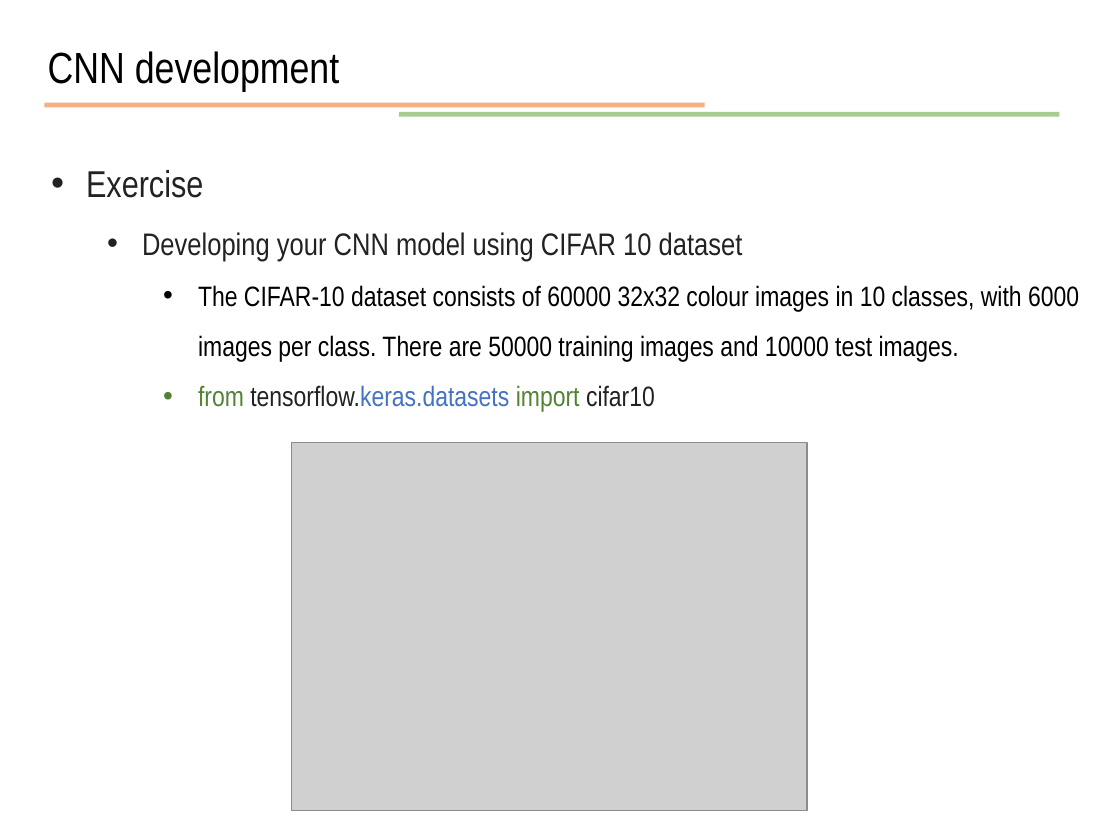
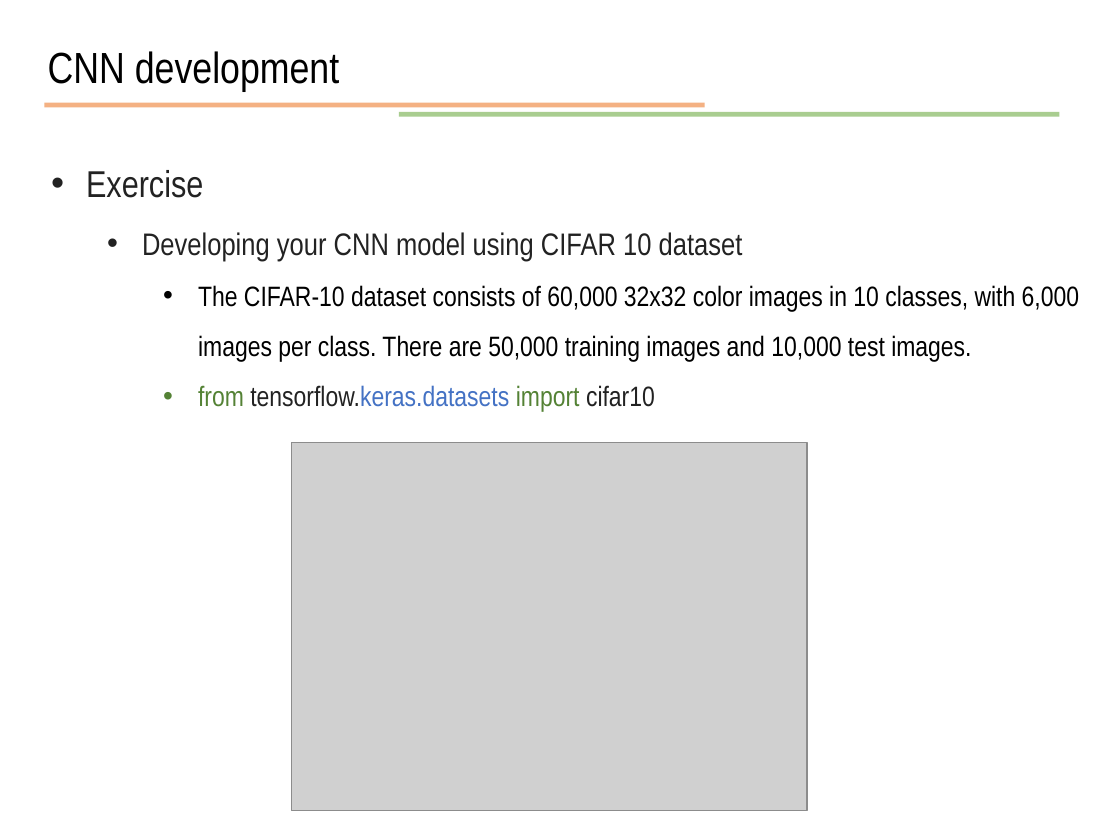
Before and after one commit to JunetaeKim/DeepLearningClass, a slide deck: slide 50 of Week12/week12 Image and CNN.pptx. Drawn at 1120x840 pixels with LibreOffice and Linux fonts; fonts in the diff are those of the drawing; grey boxes stand for pictures. Boxes give left, top, right and bottom in pixels: in the first picture for what was removed or moved away, otherwise in the second. Text is boxed around its words. In the diff, an @@ line names an element or a change of style, - is before the commit and + after.

```diff
--- a/Week12/week12 Image and CNN.pptx
+++ b/Week12/week12 Image and CNN.pptx
@@ text at <box>198,285,1079,362</box>: text changed @@
-    • The CIFAR-10 dataset consists of 60000 32x32 colour images in 10 classes, with 6000 images per class. There are 50000 training images and 10000 test images.
+    • The CIFAR-10 dataset consists of 60,000 32x32 color images in 10 classes, with 6,000 images per class. There are 50,000 training images and 10,000 test images.
```
Also in this commit, not shown: 3 other slides changed, 1 other file.
